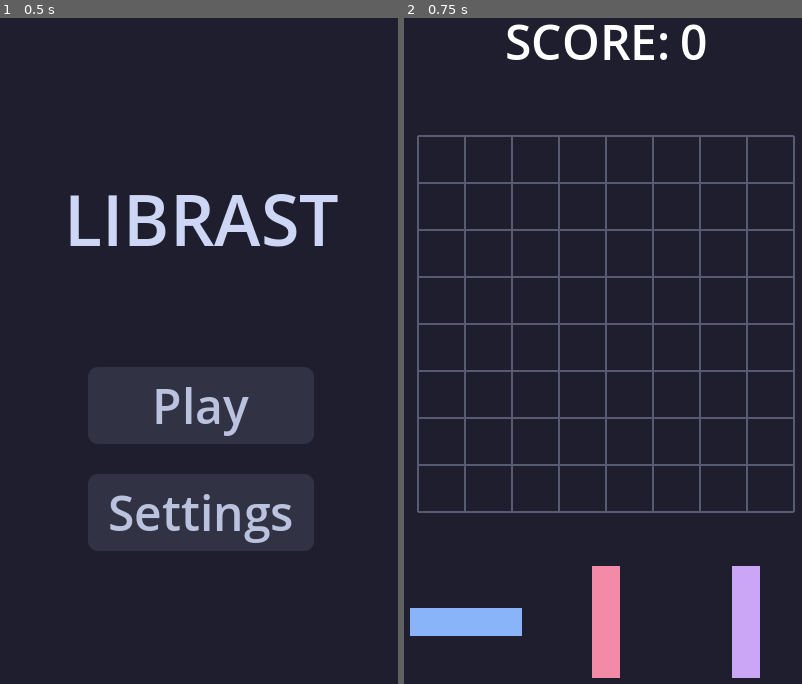
Above: before the commit, frames 1-2 (left to right).
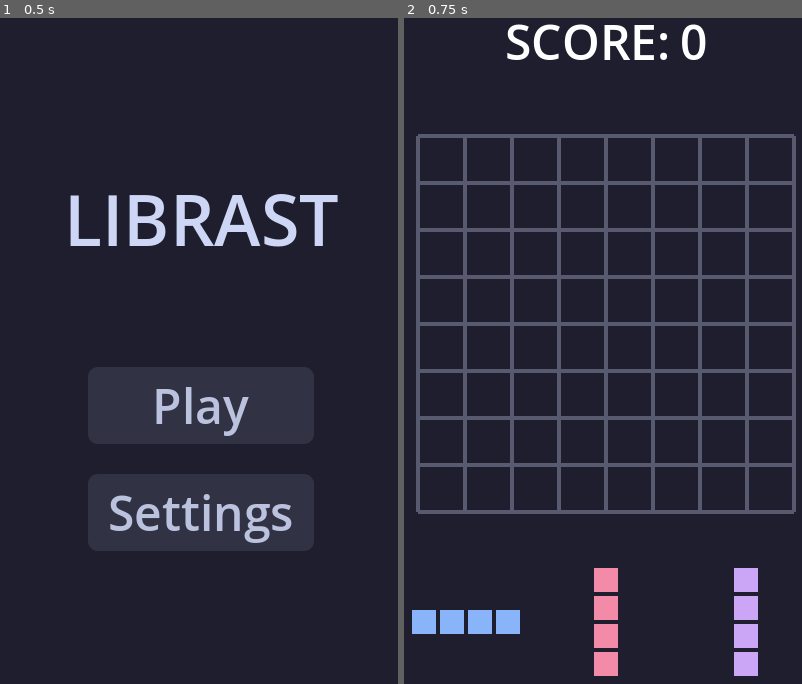
Above: after the commit, the same moments.

Repository: Piernikkk/librast
Game: Godot game, scene res://scenes/start_screen.tscn
Two runs of this game, one before a commit and one after it. Both use one fixed random seed, a clock stepped at 60 frames per second and the inputs below.
Inputs:
- Up to frame 1 (0.5 s): no input
- Up to frame 2 (0.75 s): click "Play" at 0.5 s

Frame 1 is identical in both runs. In frame 2, 5.8% of the frame differs, in the area x 1-99%, y 17-100%.

Commit message:
Added spacing between blocks

Diff:
--- a/scripts/block.gd
+++ b/scripts/block.gd
@@ -8,7 +8,8 @@
 	create_solid_texture();
 
 func create_solid_texture() -> void:
-	var img = Image.create(64, 64, false, Image.FORMAT_RGBA8);
+	var visual_size = Globals.BLOCK_SIZE - Globals.BLOCK_SPACING;
+	var img = Image.create(visual_size, visual_size, false, Image.FORMAT_RGBA8);
 	img.fill(Color.WHITE);
 	texture = ImageTexture.create_from_image(img);
 
@@ -17,8 +18,9 @@
 
 func set_block_size(block_size: float) -> void:
 	if texture:
+		var target_size = block_size - Globals.BLOCK_SPACING;
 		var texture_size = texture.get_size().x;
-		var scale_factor = block_size / texture_size;
+		var scale_factor = target_size / texture_size;
 		scale = Vector2(scale_factor, scale_factor);
 
 func get_block_rect() -> Rect2:
--- a/scripts/globals.gd
+++ b/scripts/globals.gd
@@ -1,6 +1,7 @@
 extends Node
 
 const BLOCK_SIZE: int = 64;
+const BLOCK_SPACING: int = 4;
 
 var GRID_COLOR: Color = Color.from_rgba8(88, 91, 112);
 
--- a/scripts/grid.gd
+++ b/scripts/grid.gd
@@ -197,12 +197,14 @@
 	queue_redraw();
 
 func _draw() -> void:
+	var line_width = Globals.BLOCK_SPACING;
+
 	for y in range(GRID_HEIGHT + 1):
 		draw_line(
 			Vector2(0, y * dynamic_block_size),
 			Vector2(GRID_WIDTH * dynamic_block_size, y * dynamic_block_size),
 			Globals.GRID_COLOR,
-			2
+			line_width
 		);
 
 	for x in range(GRID_WIDTH + 1):
@@ -210,5 +212,5 @@
 			Vector2(x * dynamic_block_size, 0),
 			Vector2(x * dynamic_block_size, GRID_HEIGHT * dynamic_block_size),
 			Globals.GRID_COLOR,
-			2
+			line_width
 		);
